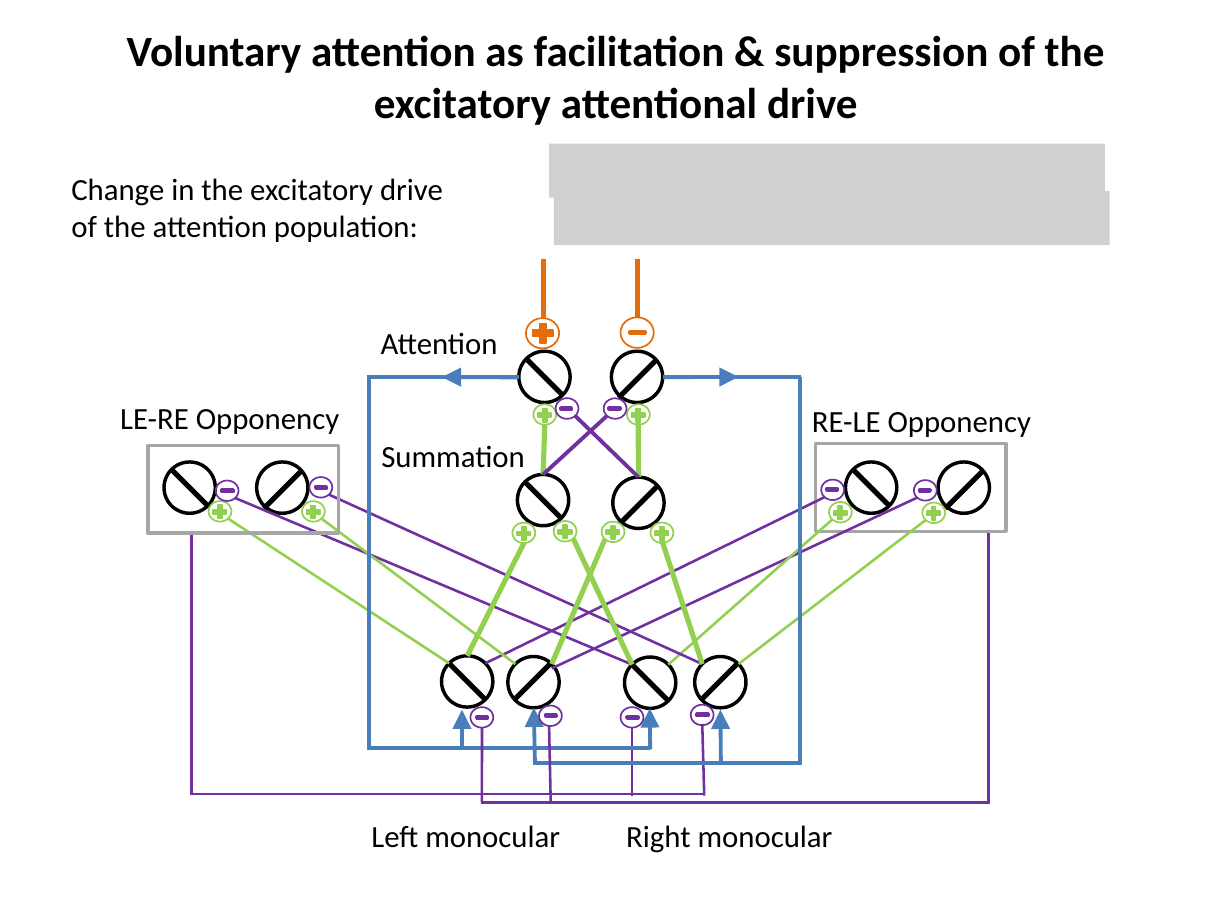
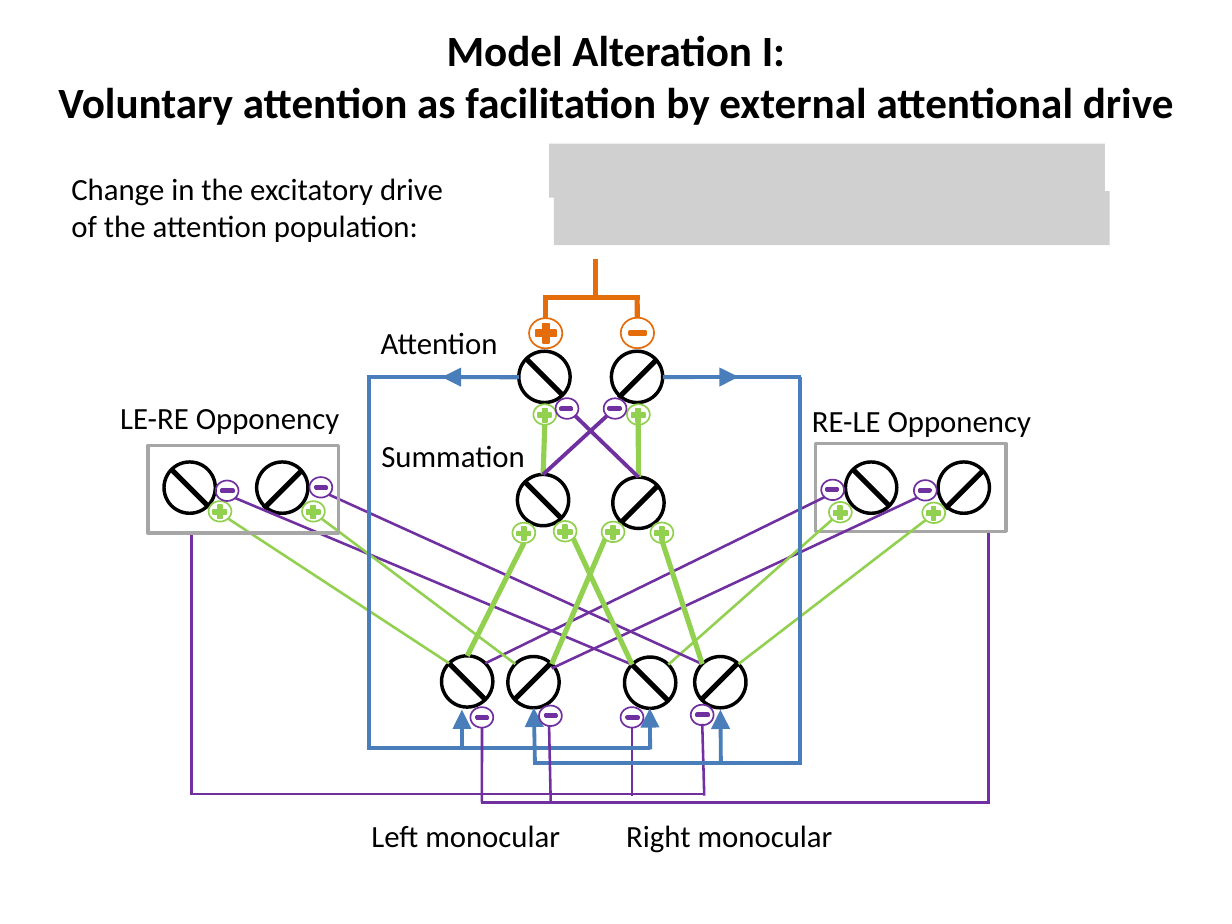
Before and after one commit to LukasNeugebauer/neuromatch_project, a slide deck: slide 5 of VoluntaryAttention_PossibilitiesForImplementation.pptx. Drawn at 1232x924 pixels with LibreOffice and Linux fonts; fonts in the diff are those of the drawing; grey boxes stand for pictures. Boxes give left, top, right and bottom in pixels: in the first picture for what was removed or moved away, otherwise in the second. Text is boxed around its words. In the diff, an @@ line names an element or a change of style, - is before the commit and + after.

```diff
--- a/VoluntaryAttention_PossibilitiesForImplementation.pptx
+++ b/VoluntaryAttention_PossibilitiesForImplementation.pptx
@@ title at bbox=[58, 35, 1174, 125]: text changed @@
-Voluntary attention as facilitation & suppression of the excitatory attentional drive
+Model Alteration I:
+Voluntary attention as facilitation by external attentional drive
@@ line added from (595, 259) to (595, 298), #E46C0A 3 pt @@
@@ line added from (543, 298) to (639, 298), #E46C0A 3 pt @@
@@ line moved from (543, 259) - (543, 318) to (546, 296) - (546, 318) @@
@@ line moved from (637, 259) - (637, 318) to (637, 298) - (637, 318) @@
```
Also in this commit, not shown: 5 other slides changed.
